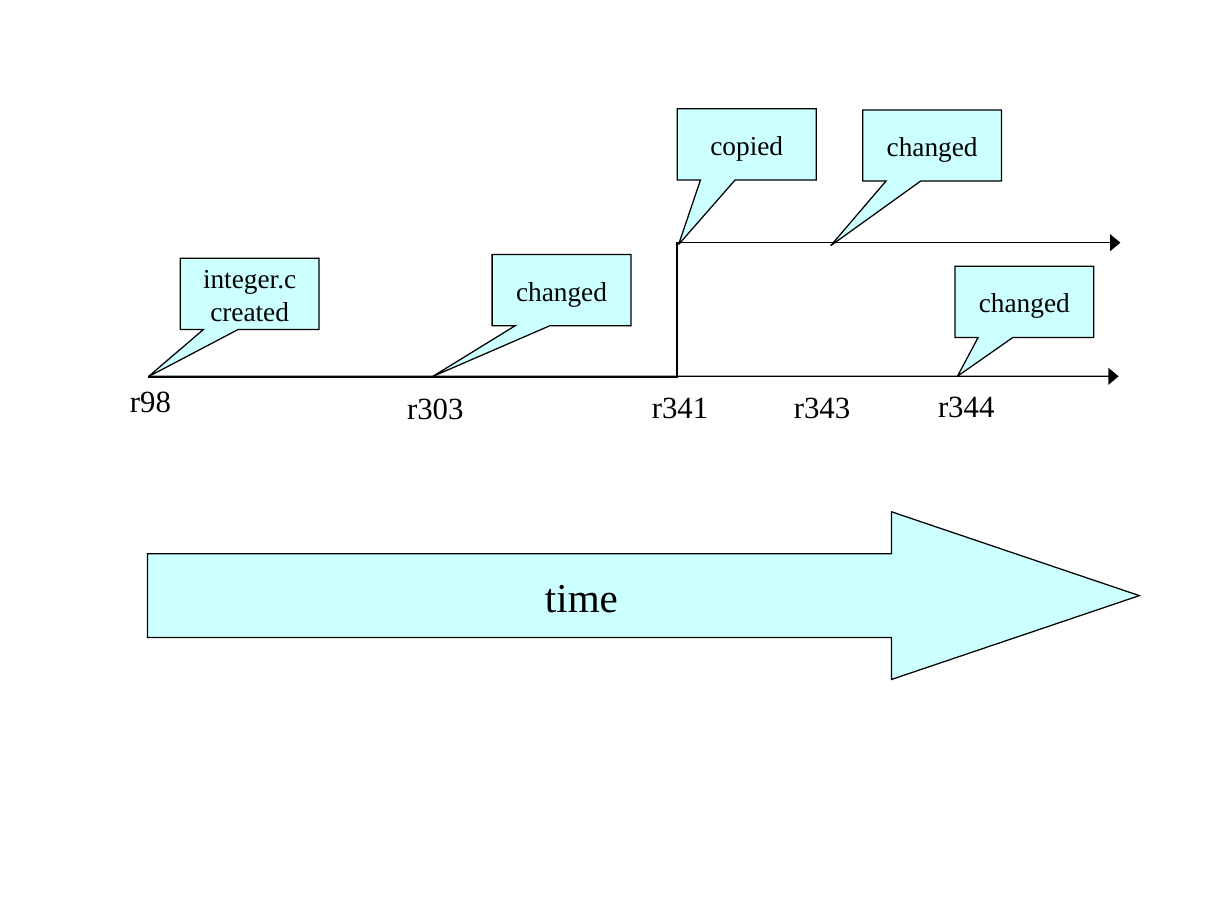
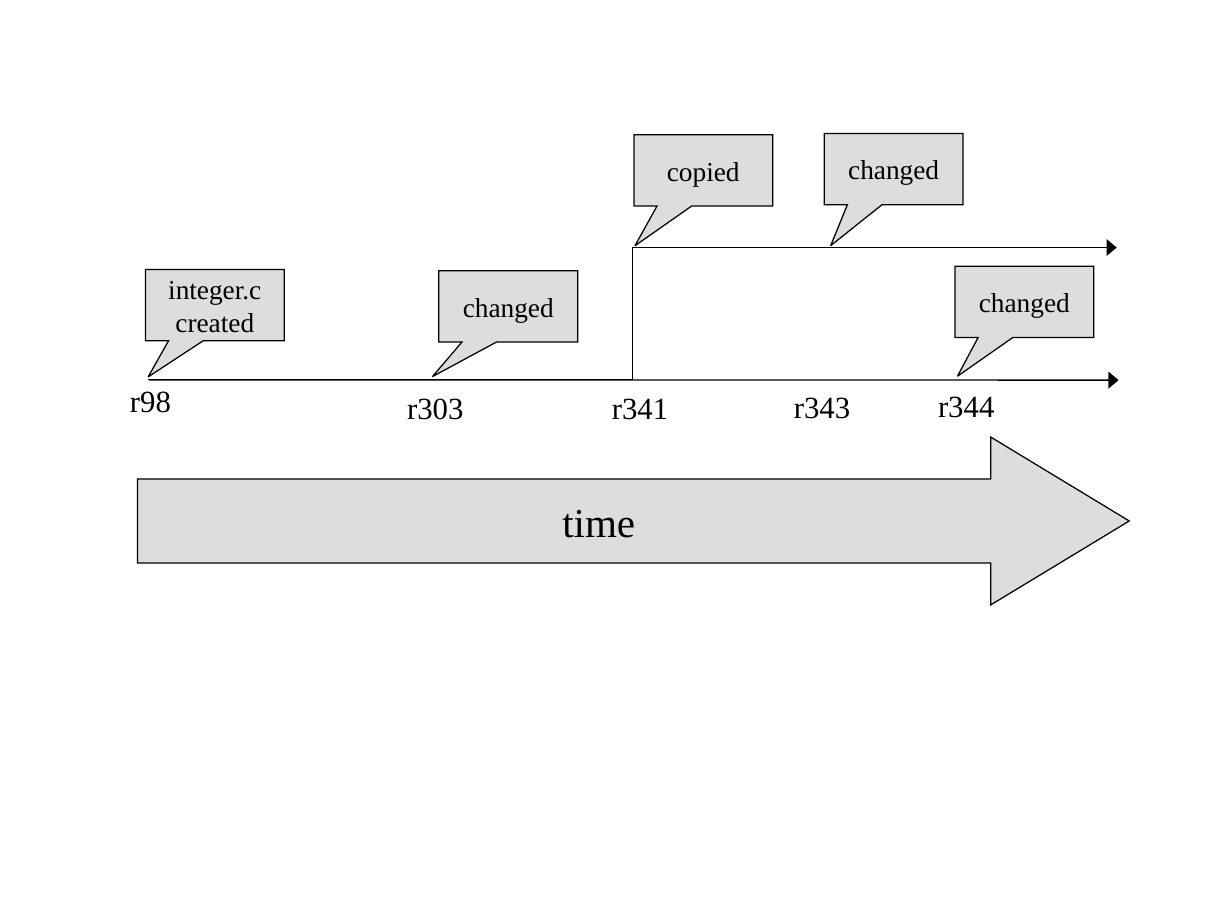
Before and after one commit to Aleksej97/source, a slide deck: slide 4 of src/book/book/images/branches.ppt. Drawn at 1232x924 pixels with LibreOffice and Linux fonts; fonts in the diff are those of the drawing. Boxes give left, top, right and bottom in pixels: in the first picture for what was removed or moved away, otherwise in the second. Text is boxed around its words. In the diff, an @@ line names an element or a change of style, - is before the commit and + after.

```diff
--- a/src/book/book/images/branches.ppt
+++ b/src/book/book/images/branches.ppt
@@ speech box "copied" moved from (x1=678, y1=108, x2=817, y2=180) to (x1=634, y1=134, x2=774, y2=206) @@
@@ speech box "changed" moved from (x1=862, y1=110, x2=1002, y2=181) to (x1=824, y1=133, x2=963, y2=205) @@
@@ elbow arrow moved from (148, 377) - (1120, 243) to (148, 379) - (1116, 248) @@
@@ speech box "changed" at (x1=955, y1=266, x2=1094, y2=338): fill #CCFFFF to #DDDDDD @@
@@ speech box "integer.c" moved from (x1=180, y1=259, x2=319, y2=330) to (x1=145, y1=270, x2=285, y2=341) @@
@@ speech box "changed" moved from (x1=492, y1=255, x2=631, y2=326) to (x1=439, y1=271, x2=578, y2=342) @@
@@ arrow moved from (149, 376) - (1119, 376) to (149, 381) - (1119, 381) @@
@@ text "r341" moved from (x1=652, y1=397, x2=708, y2=419) to (x1=612, y1=398, x2=668, y2=420) @@
@@ fill #CCFFFF to #DDDDDD; proportions changed in 5 elements at (x1=145, y1=270, x2=285, y2=341), (x1=824, y1=133, x2=963, y2=205), (x1=439, y1=271, x2=578, y2=342), (x1=634, y1=134, x2=774, y2=206), (x1=138, y1=437, x2=1130, y2=605) @@
@@ right arrow "time" moved from (x1=148, y1=511, x2=1140, y2=679) to (x1=138, y1=437, x2=1130, y2=605) @@
```
Also in this commit, not shown: 3 other slides changed, 14 other files.
